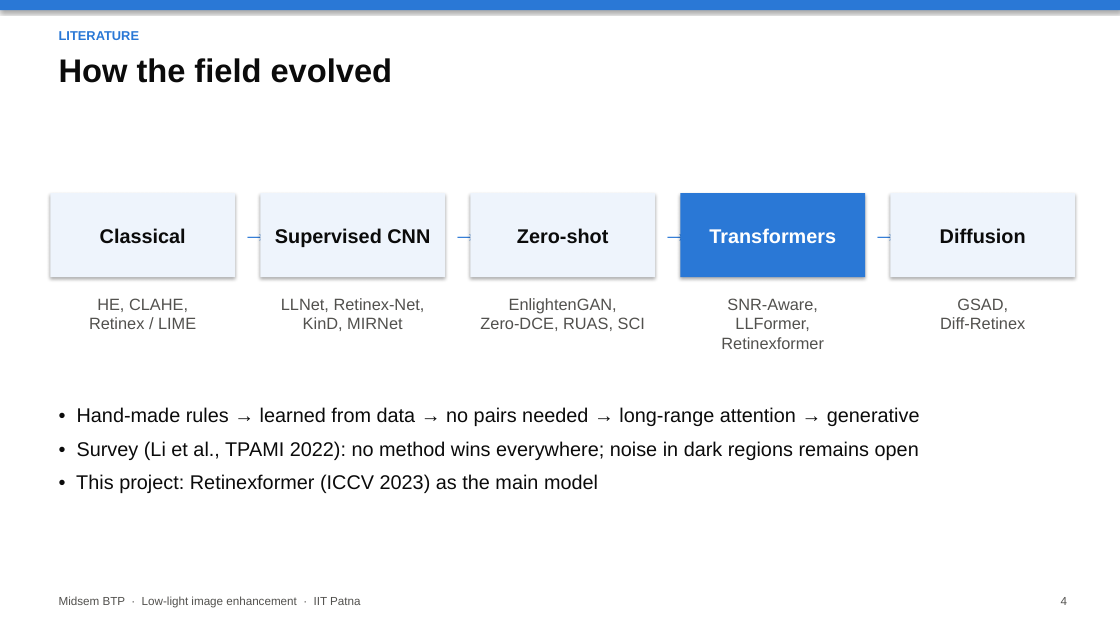
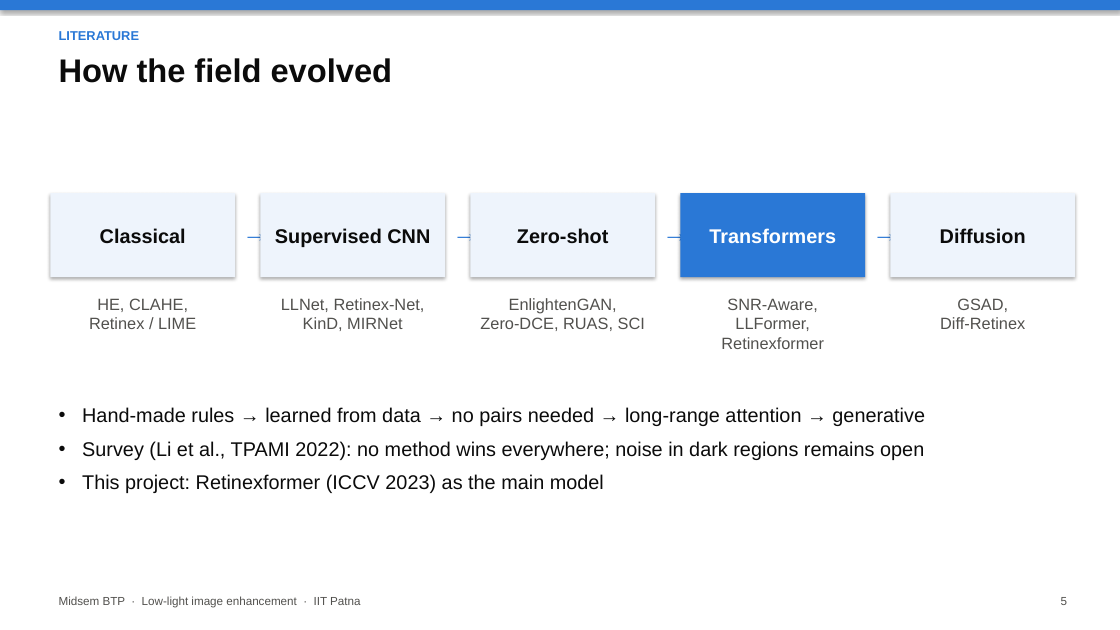
Before and after one commit to Crazycraftie/low-light-enhancement-btp, a slide deck: slide 5 of presentation/midsem.pptx (slide 4 before the commit). Drawn at 1120x630 pixels with LibreOffice and Linux fonts; fonts in the diff are those of the drawing. Boxes give left, top, right and bottom in pixels: in the first picture for what was removed or moved away, otherwise in the second. Text is boxed around its words. In the diff, an @@ line names an element or a change of style, - is before the commit and + after.

```diff
--- a/presentation/midsem.pptx
+++ b/presentation/midsem.pptx
@@ text at bbox=[82, 407, 925, 493]: text changed @@
-• Hand-made rules → learned from data → no pairs needed → long-range attention → generative
-• Survey (Li et al., TPAMI 2022): no method wins everywhere; noise in dark regions remains open
-• This project: Retinexformer (ICCV 2023) as the main model
+• Hand-made rules → learned from data → no pairs needed → long-range attention → generative
+• Survey (Li et al., TPAMI 2022): no method wins everywhere; noise in dark regions remains open
+• This project: Retinexformer (ICCV 2023) as the main model
@@ text at bbox=[1061, 597, 1067, 605]: text changed @@
-4
+5
```
Also in this commit, not shown: 17 other slides changed, 1 slide added, 3 other files.
